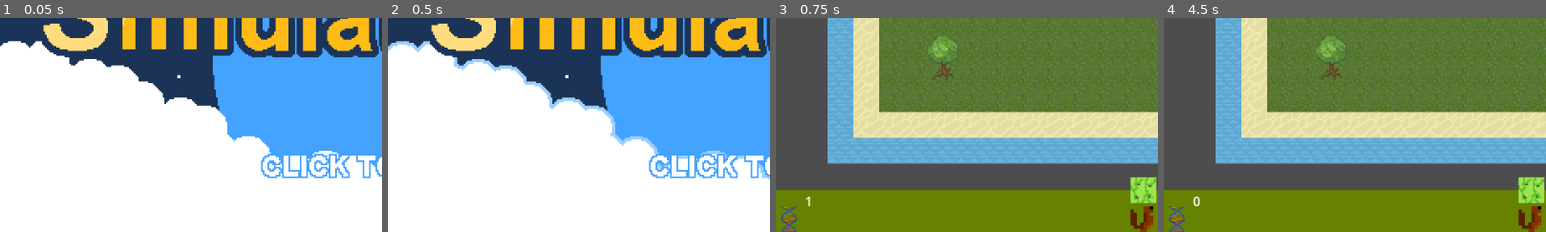
Above: before the commit, frames 1-4 (left to right).
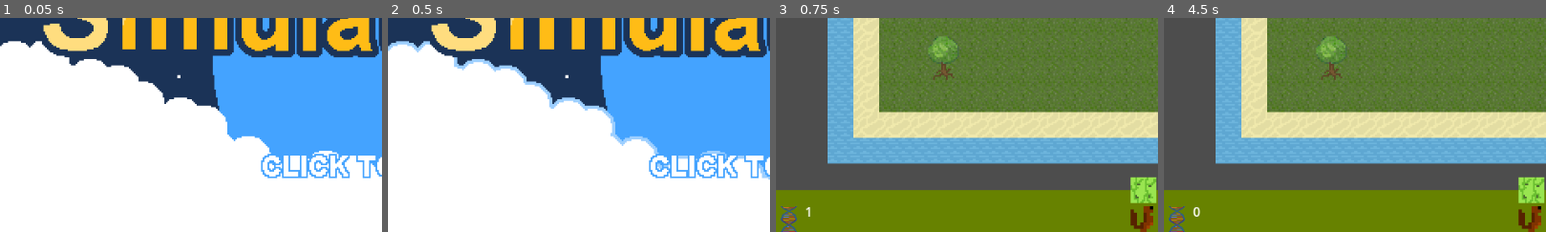
Above: after the commit, the same moments.

Repository: zliebowitz/ld56
Game: Godot game, scene res://Assets/Scripts/title_screen.tscn
The game is run twice, just before and just after one commit, with the same random seed, the same clock (stepped at 60 frames per second) and the same inputs.
Inputs (mouse positions are % of the whole screen's width and height, from its top left):
- Up to frame 1 (0.05 s): no input
- Up to frame 2 (0.5 s): no input
- Up to frame 3 (0.75 s): tap Enter at 0.5 s; move the mouse to (72, 45) at 0.52 s; click (72, 45) at 0.6 s
- Up to frame 4 (4.5 s): tap Space at 1.25, 2.75, 4.25 s; move the mouse to (48, 90) at 1.27 s; click (48, 90) at 1.35 s; tap Enter at 2, 3.5 s; move the mouse to (52, 90) at 2.02 s; click (52, 90) at 2.1 s; move the mouse to (48, 97) at 2.77 s; click (48, 97) at 2.85 s; move the mouse to (52, 97) at 3.52 s; click (52, 97) at 3.6 s; move the mouse to (20, 35) at 4.27 s; click (20, 35) at 4.35 s
The pictures show only the part of the screen within x 0-50%, y 50-100%; the shares and areas given below are measured in that part.

Frames 1-2 are identical in both runs. In frame 3, less than 0.1% of the frame differs, in the area x 7-9%, y 83-93%; in frame 4, 0.1%, in the area x 7-10%, y 83-93%.

Commit message:
Change RichTextLabel to Label for currency for better alignment. Looks like changes to Hierarchy are needed to get better still.

Diff:
--- a/tilemap.tscn
+++ b/tilemap.tscn
@@ -243,14 +243,12 @@
 size_flags_vertical = 8
 texture = ExtResource("17_v0bhs")
 
-[node name="CurrencyCount" type="RichTextLabel" parent="CanvasLayer/Currency"]
+[node name="CurrencyCount" type="Label" parent="CanvasLayer/Currency"]
 custom_minimum_size = Vector2(50, 0)
 layout_mode = 2
 size_flags_horizontal = 4
-text = "
-
+text = "0
 "
-scroll_active = false
 
 [node name="Animals" type="Node" parent="."]
 
